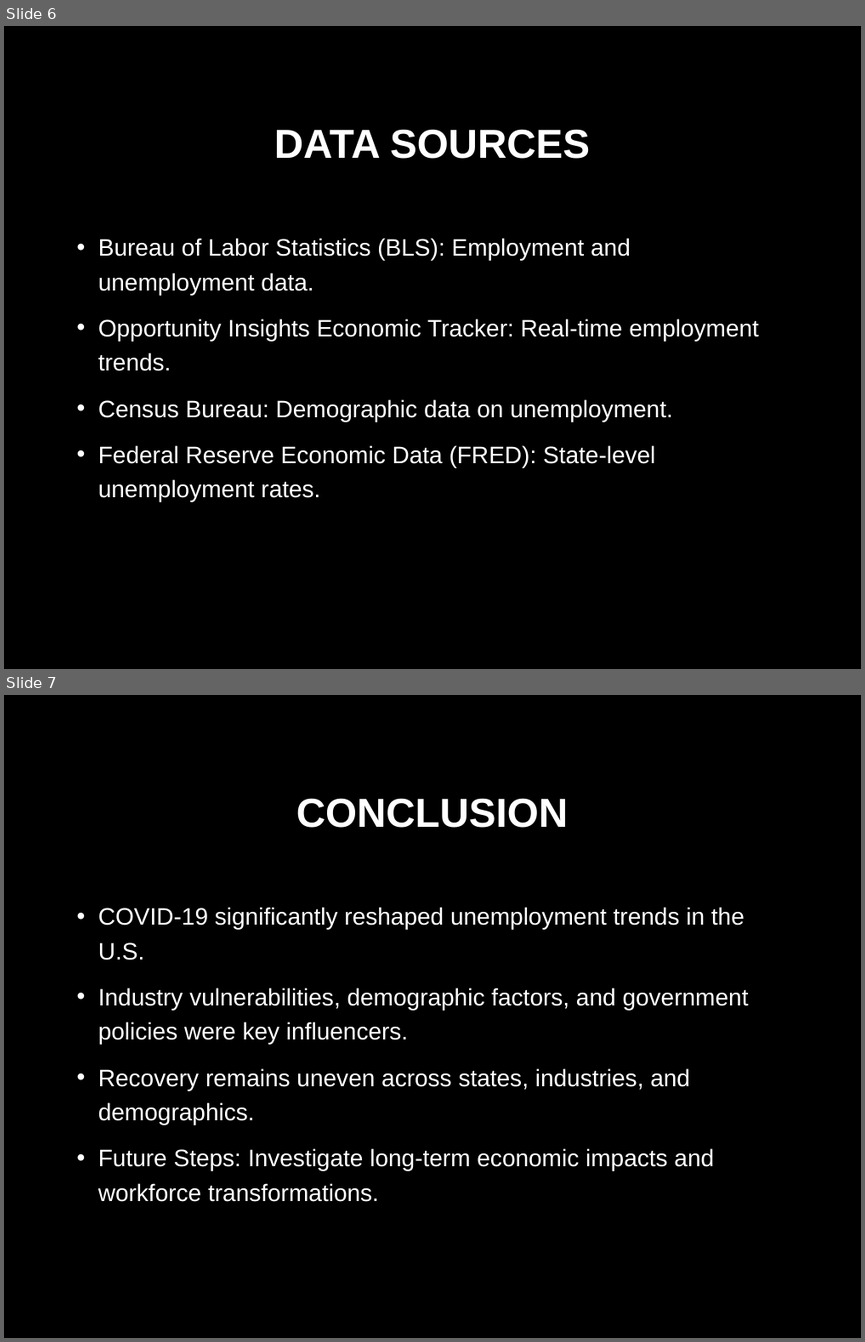
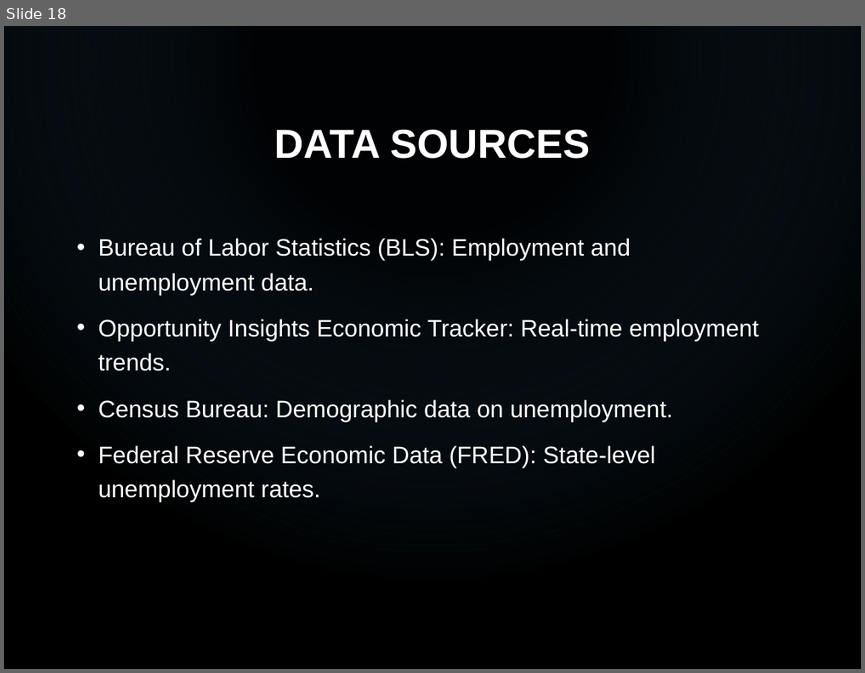
Before and after one commit to ryancmedina/project-one, a slide deck: Infection_Trends_COVID19_Presentation.pptx. Shown one above the other, each under a label of ours: slides 6 and 7 before the commit, slide 18 after it. The pictures are 865x1342 and 865x673 pixels, drawn with LibreOffice and Linux fonts; fonts in the diff are those of the drawing; background and template pictures are left out. Boxes give left, top, right and bottom in pixels: in the first picture for what was removed or moved away, otherwise in the second. Text is boxed around its words. In the diff, an @@ line names an element or a change of style, - is before the commit and + after.

```diff
--- a/Infection_Trends_COVID19_Presentation.pptx
+++ b/Infection_Trends_COVID19_Presentation.pptx
@@ slide 7 removed at (4,695,861,1338), background picture (left out) @@
@@ title removed at (296,798,568,828) @@
-CONCLUSION
@@ text removed at (98,907,749,1202) @@
-• COVID-19 significantly reshaped unemployment trends in the U.S.
-• Industry vulnerabilities, demographic factors, and government policies were key influencers.
-• Recovery remains uneven across states, industries, and demographics.
-• Future Steps: Investigate long-term economic impacts and workforce transformations.
@@ what was slide 6 is now slide 18 @@
@@ slide 18 changed as well @@
@@ rectangle added at (4,26,861,669), fill gradient #1F445F to #000000 @@
```
Also in this commit, not shown: 4 other slides changed, 16 slides added, 1 other slide removed.
